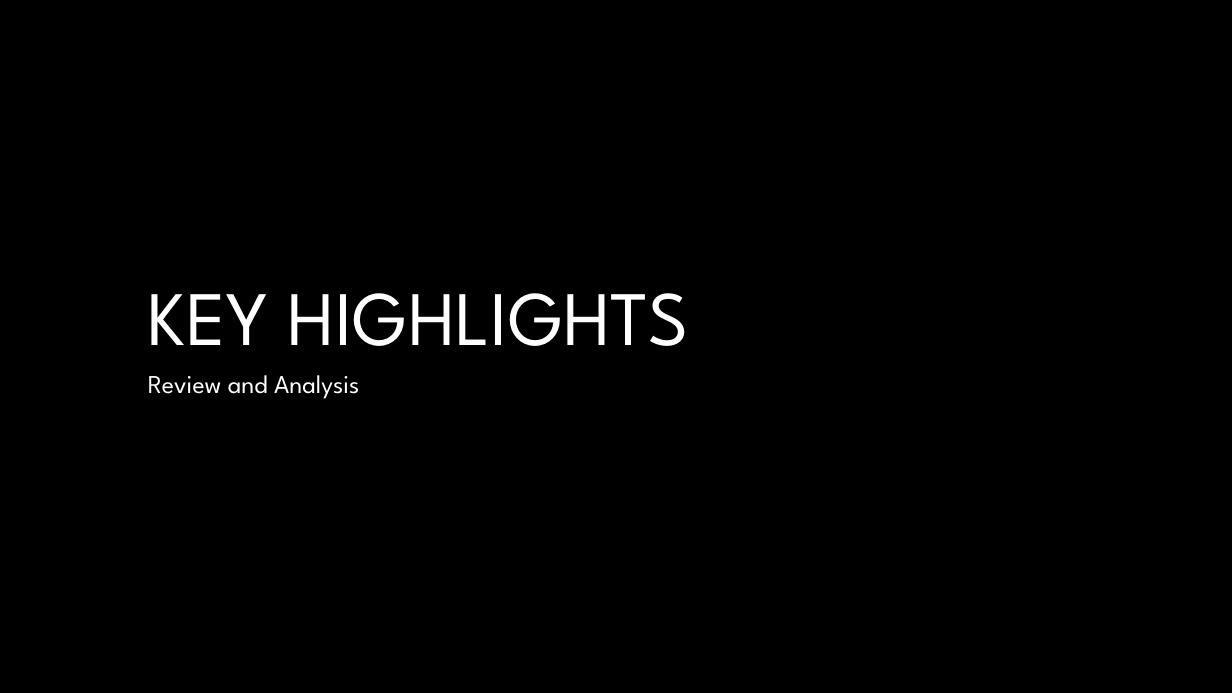
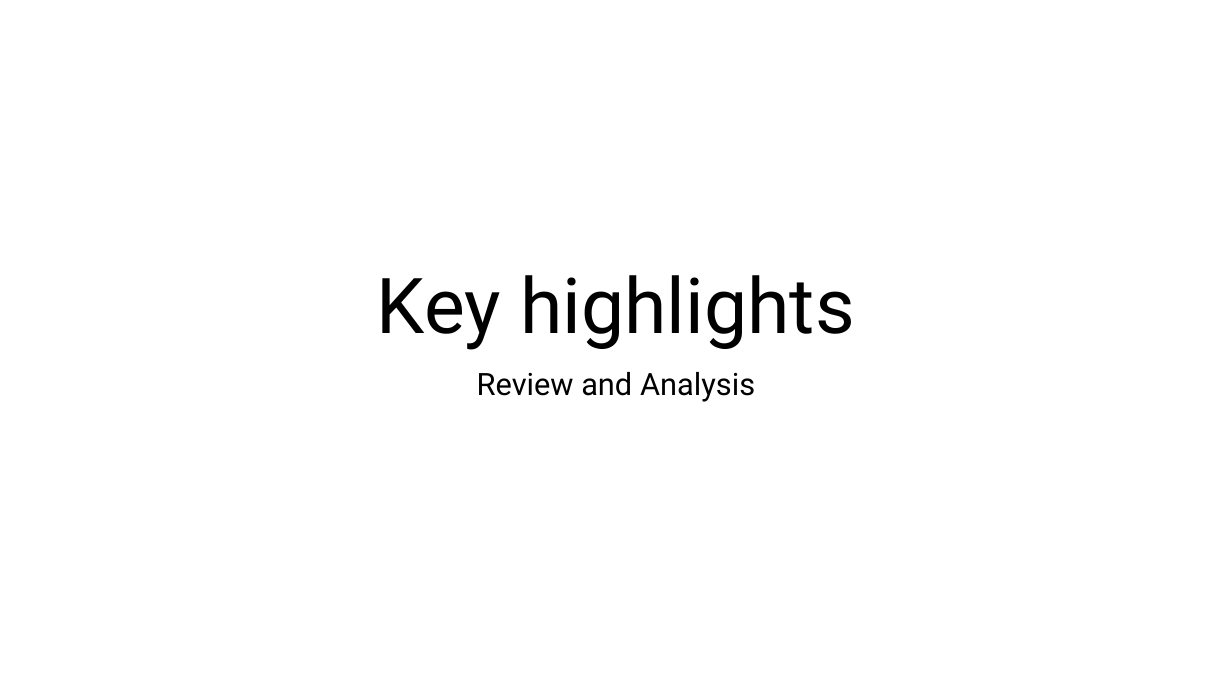
Before and after one commit to desmond-lartey/Wildfire-Assessment, a slide deck: slide 7 of Wildfire Assessment edited2.pptx. Drawn at 1232x693 pixels with LibreOffice and Linux fonts; fonts in the diff are those of the drawing; background and template pictures are left out. Boxes give left, top, right and bottom in pixels: in the first picture for what was removed or moved away, otherwise in the second. Text is boxed around its words. In the diff, an @@ line names an element or a change of style, - is before the commit and + after.

```diff
--- a/Wildfire Assessment edited2.pptx
+++ b/Wildfire Assessment edited2.pptx
@@ background #000000 to #FFFFFF @@
@@ title at (x1=377, y1=275, x2=855, y2=350): text changed; font League Spartan to Roboto; text colour #FFFFFF to #000000 @@
-KEY HIGHLIGHTS
+Key highlights
@@ subtitle "Review and Analysis" moved from (x1=148, y1=375, x2=359, y2=399) to (x1=477, y1=372, x2=755, y2=402) @@
@@ subtitle "Review and Analysis" at (x1=477, y1=372, x2=755, y2=402): size 20 to 24 pt, font League Spartan to Roboto, text colour #FFFFFF to #000000; alignment left to centre @@
```
Also in this commit, not shown: 29 other slides changed, 1 slide added, 1 slide removed, 23 other files.
